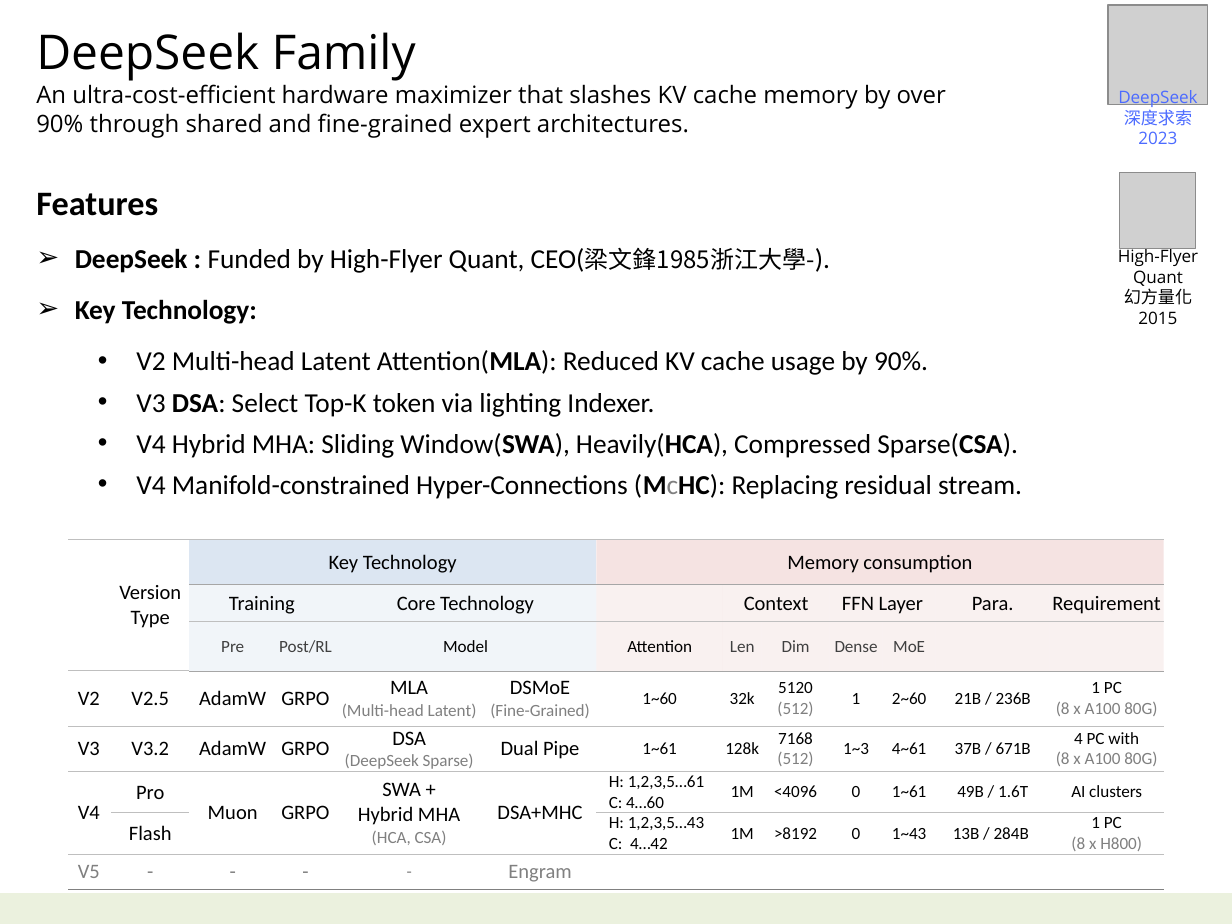
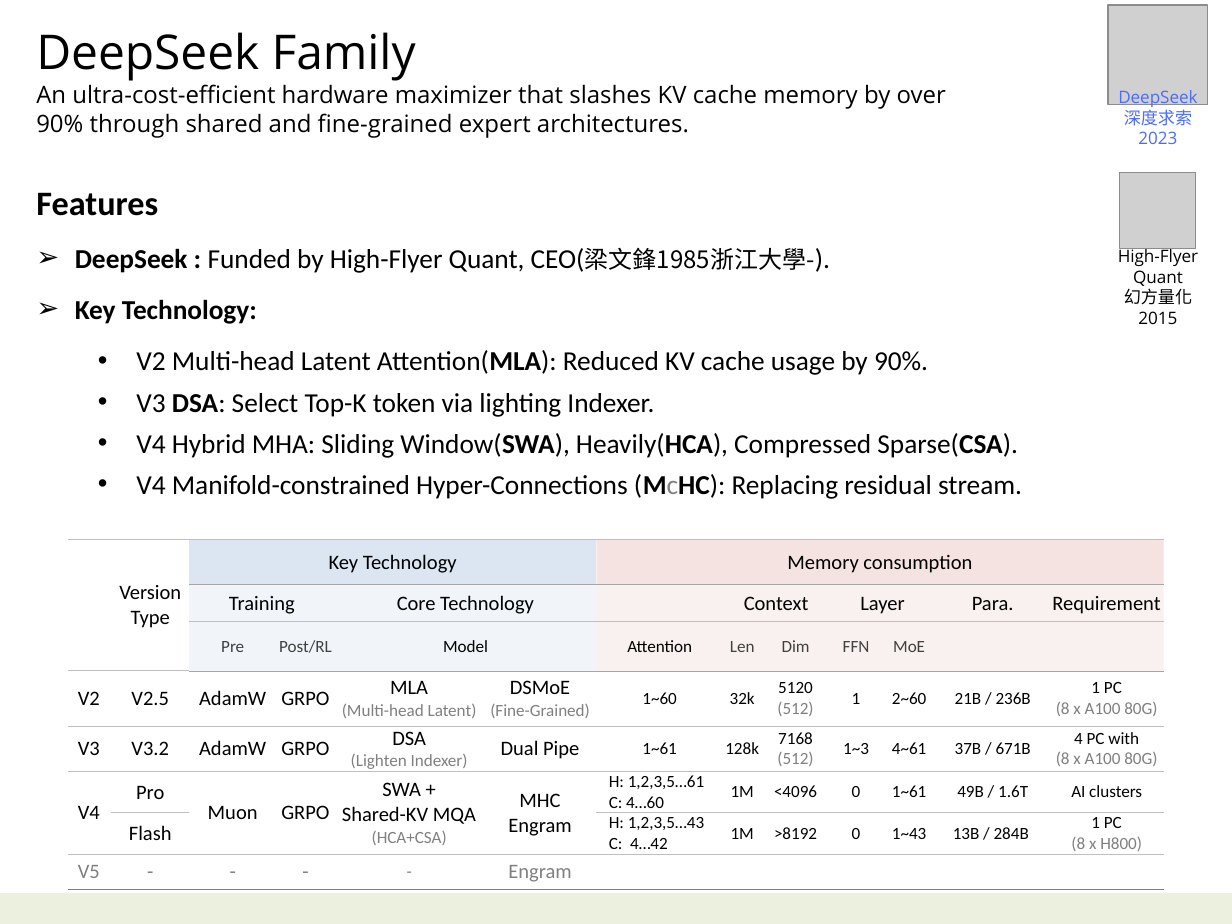
Before and after one commit to navibator/crazy-ai, a slide deck: slide 13 of ai-deepseek.pptx (slide 10 before the commit). Drawn at 1232x924 pixels with LibreOffice and Linux fonts; fonts in the diff are those of the drawing; grey boxes stand for pictures. Boxes give left, top, right and bottom in pixels: in the first picture for what was removed or moved away, otherwise in the second. Text is boxed around its words. In the diff, an @@ line names an element or a change of style, - is before the commit and + after.

```diff
--- a/ai-deepseek.pptx
+++ b/ai-deepseek.pptx
@@ table at <box>68,540,1164,886</box> @@
-row 2, column 10: FFN Layer
+row 2, column 10: Layer
-row 3, column 10: Dense
+row 3, column 10: FFN
-row 5, column 5: DSA / (DeepSeek Sparse)
+row 5, column 5: DSA / (Lighten Indexer)
-row 6, column 5: SWA + / Hybrid MHA / (HCA, CSA)
+row 6, column 5: SWA + / Shared-KV MQA / (HCA+CSA)
-row 6, column 6: DSA+MHC
+row 6, column 6: MHC / Engram
```
Also in this commit, not shown: 3 other slides changed, 3 slides added, 1 slide removed, 2 other files.
